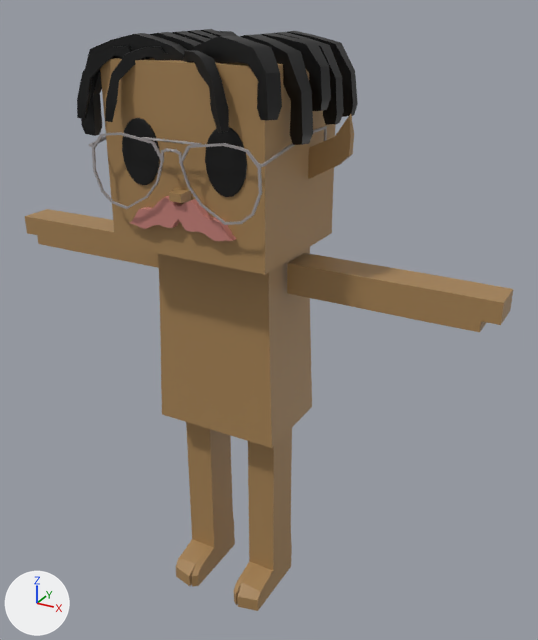
The FBX model mustachiorascals/fbx/5383e578-5ef8-47e9-8916-1c2a4d892df0.fbx: old version first, new version second.
Both versions are drawn from a 50 mm camera at (0.0175, -0.0274, 0.0298) aimed at (0.0014, 0.002, 0.0151). Every picture has the same lights, and +X, +Y and +Z are marked at lower left. Where no turn or scale is listed for an object, it has been applied to the vertices.

The first picture shows 'e_8', 'ew_aviator_2', 'eye_5', 'h_coiled', 'm_g', 'mustachio_arms', 'mustachio_body', 'mustachio_head', 'mustachio_legs'.
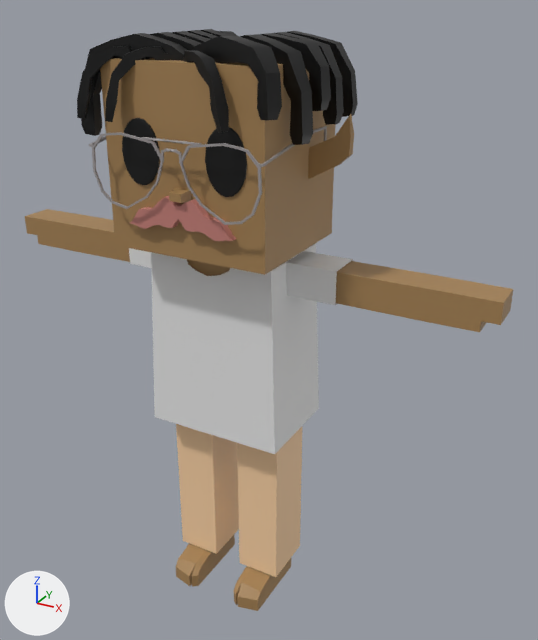
Pixel boxes [x1, y1, x2, y2] of what changed, in the pictures (538 x 640 px):
'c_shirt_1', added
    after: [151, 243, 319, 454]
'c_pants', added (beige)
    after: [176, 424, 302, 577]
'c_shirt_2', added
    after: [129, 248, 353, 305]
'mustachio_body', unchanged, covered by the edit
    before: [158, 247, 312, 448]
    after: [187, 259, 230, 276]
'mustachio_legs', unchanged, covered by the edit
    before: [176, 422, 292, 611]
    after: [176, 535, 291, 611]

The change, as a diff of the scene's bpy script:
```diff
--- a/mustachiorascals/fbx/5383e578-5ef8-47e9-8916-1c2a4d892df0.fbx.py
+++ b/mustachiorascals/fbx/5383e578-5ef8-47e9-8916-1c2a4d892df0.fbx.py
@@ mat_upper_garment_1 @@
+mat_upper_garment_1 = principled_material('upper_garment_1')
+mat_upper_garment_1.base_color = (0.8, 0.8, 0.8)  # white #e7e7e7
@@ mat_lower_garment @@
+mat_lower_garment = principled_material('lower_garment')
+mat_lower_garment.base_color = (0.957, 0.643, 0.376)  # beige #fad2a5
@@ me_mesh_010 @@
+me_mesh_010.from_pydata(...)  # 230 vertices, 212 faces; spans x -0.00349..0.00349, y -0.0013..0.00353, z 0.00994..0.01894
+me_mesh_010.materials.append(mat_upper_garment_1)  # white #e7e7e7
@@ me_mesh_011 @@
+me_mesh_011.from_pydata(...)  # 24 vertices, 18 faces; spans x -0.00561..0.00561, y 0.00027..0.00209, z 0.01737..0.01893
+me_mesh_011.materials.append(mat_upper_garment_1)  # white #e7e7e7
@@ me_mesh_003_1 @@
+me_mesh_003_1.from_pydata(...)  # 72 vertices, 64 faces; spans x -0.003..0.003, y -0.00018..0.00265, z 0.00139..0.01069
+me_mesh_003_1.materials.append(mat_lower_garment)  # beige #fad2a5
@@ ob_c_shirt_1 @@
+ob_c_shirt_1 = bpy.data.objects.new('c_shirt_1', me_mesh_010)
+ob_c_shirt_1.location = (0.0, 0.0, 0.0)
@@ ob_c_shirt_2 @@
+ob_c_shirt_2 = bpy.data.objects.new('c_shirt_2', me_mesh_011)
+ob_c_shirt_2.location = (0.0, 0.0, 0.0)
@@ ob_c_pants @@
+ob_c_pants = bpy.data.objects.new('c_pants', me_mesh_003_1)
+ob_c_pants.location = (0.0, 0.0, 0.0)
```
